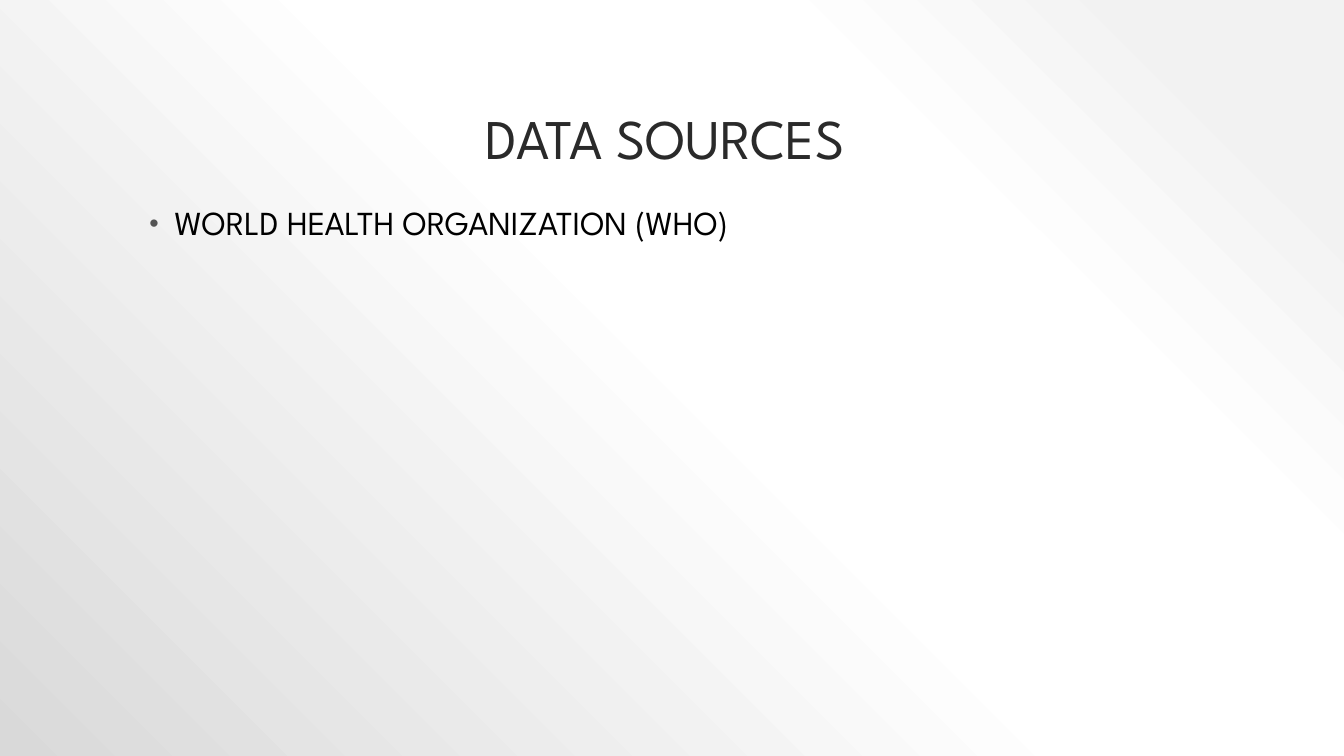
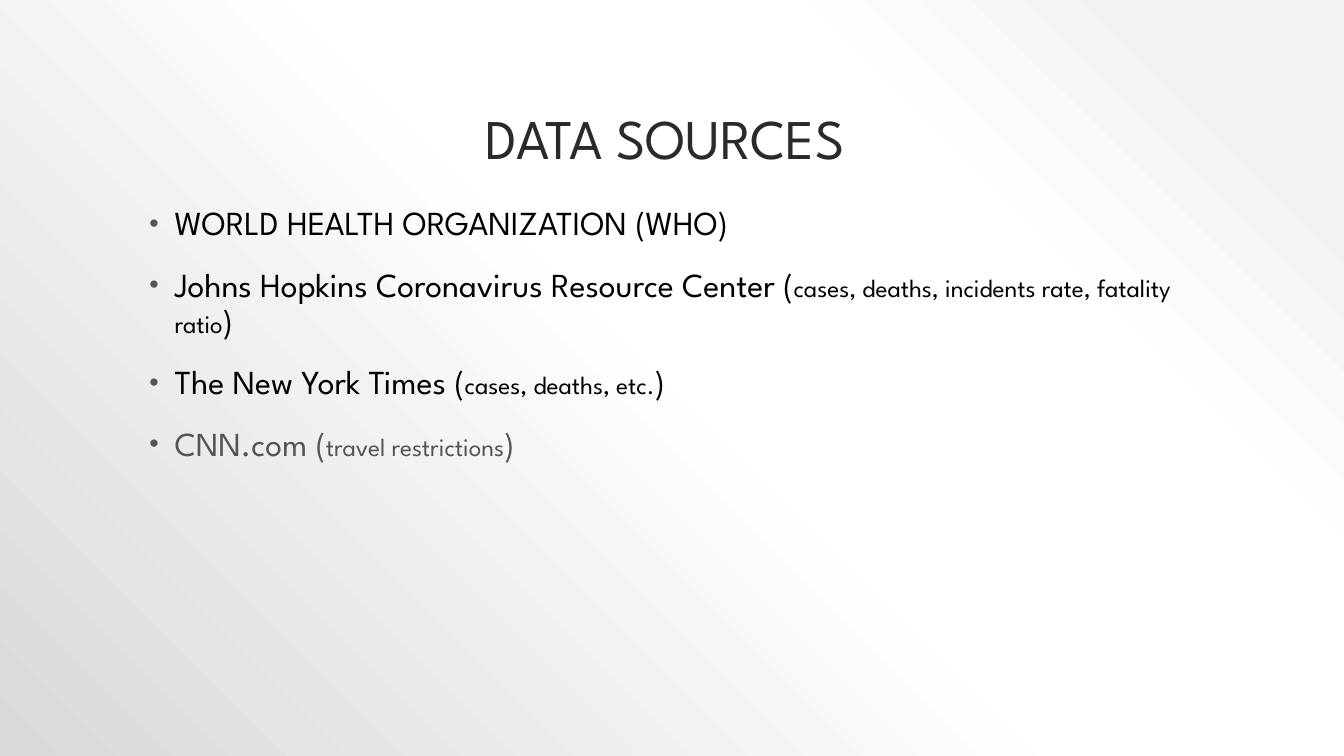
Before and after one commit to Jordanmyer92/COVID-Part-3, a slide deck: slide 3 of PROJECT_3_PRESENTATION (2).pptx. Drawn at 1344x756 pixels with LibreOffice and Linux fonts; fonts in the diff are those of the drawing. Boxes give left, top, right and bottom in pixels: in the first picture for what was removed or moved away, otherwise in the second. Text is boxed around its words. In the diff, an @@ line names an element or a change of style, - is before the commit and + after.

```diff
--- a/PROJECT_3_PRESENTATION (2).pptx
+++ b/PROJECT_3_PRESENTATION (2).pptx
@@ text at bbox=[175, 274, 1171, 457]: paragraphs added @@
+• Johns Hopkins Coronavirus Resource Center (cases, deaths, incidents rate, fatality ratio)
+• The New York Times (cases, deaths, etc.)
+• CNN.com (travel restrictions)
```
Also in this commit, not shown: 8 other slides changed, 1 other file.
